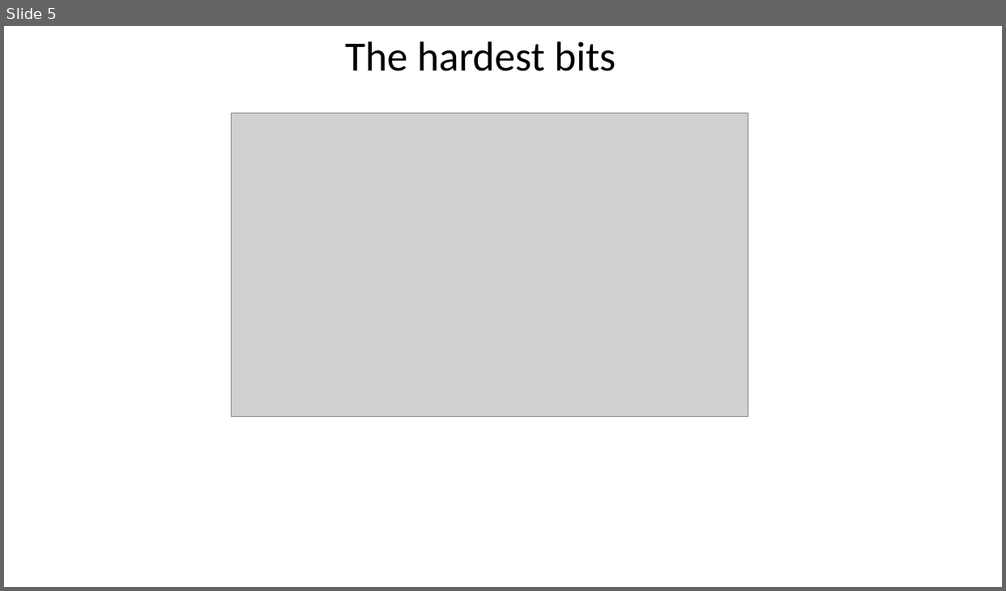
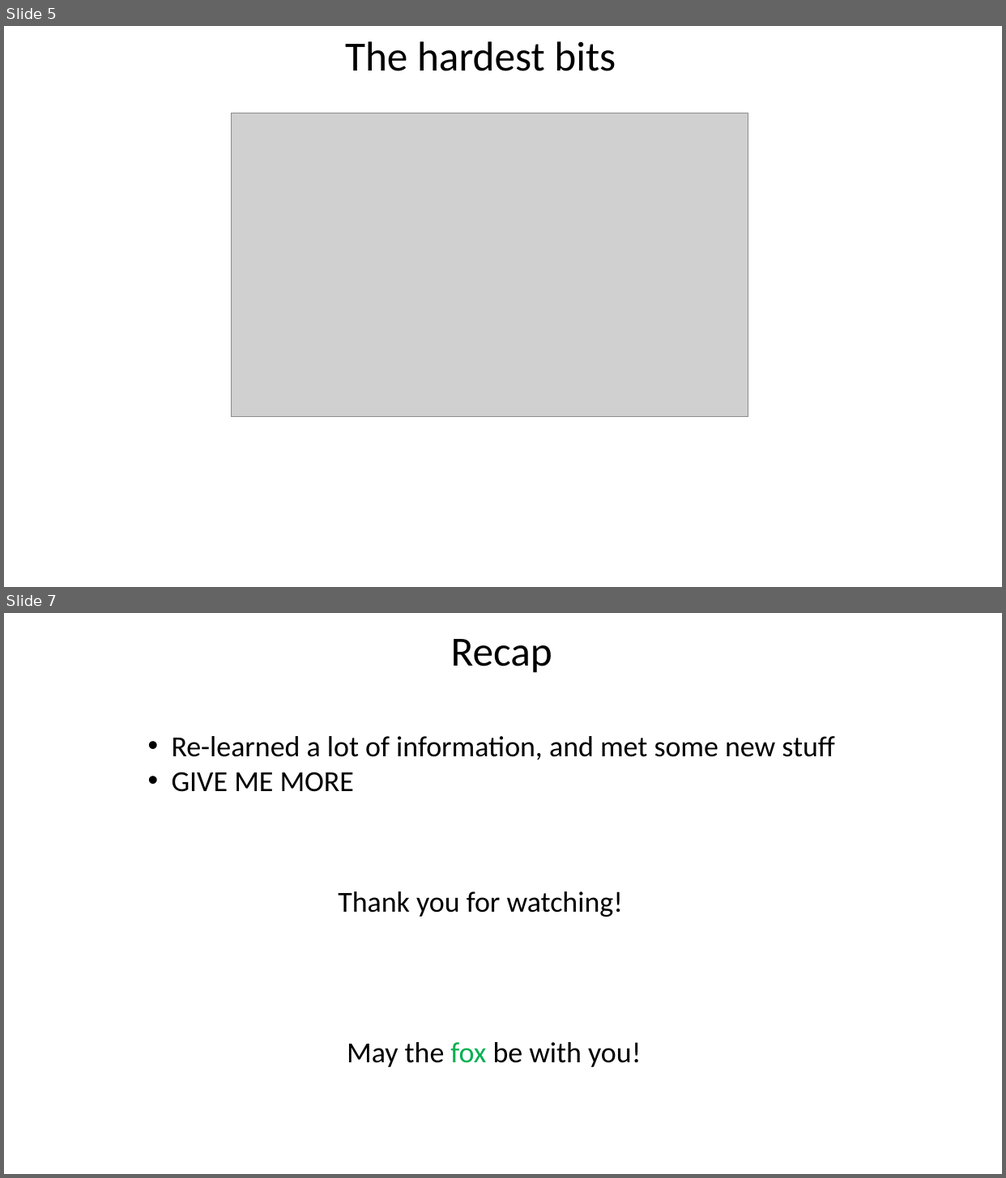
Before and after one commit to greenfox-velox/attilakrupl, a slide deck: week-01/day-5/presentation/Presentation_Week-01.pptx. Shown one above the other, each under a label of ours: slide 5 before the commit, slides 5 and 7 after it; the slides between them are not shown. The pictures are 1006x591 and 1006x1178 pixels, drawn with LibreOffice and Linux fonts; fonts in the diff are those of the drawing; grey boxes stand for pictures; background and template pictures are left out. Boxes give left, top, right and bottom in pixels: in the first picture for what was removed or moved away, otherwise in the second. Text is boxed around its words. In the diff, an @@ line names an element or a change of style, - is before the commit and + after.

```diff
--- a/week-01/day-5/presentation/Presentation_Week-01.pptx
+++ b/week-01/day-5/presentation/Presentation_Week-01.pptx
@@ slide 7 added at box(4, 613, 1002, 1174), background picture (left out) @@
@@ text added at box(451, 639, 552, 673), 40 pt, text #000000 @@
+Recap
@@ text added at box(172, 736, 834, 792), 28 pt, text #000000 @@
+• Re-learned a lot of information, and met some new stuff
+• GIVE ME MORE
@@ text added at box(338, 892, 623, 917), 28 pt, text #000000 @@
+Thank you for watching!
@@ text added at box(347, 1042, 641, 1067), 28 pt, text #000000 @@
+May the fox be with you!
```
Also in this commit, not shown: 3 slides changed, 1 slide removed, 1 other file.
